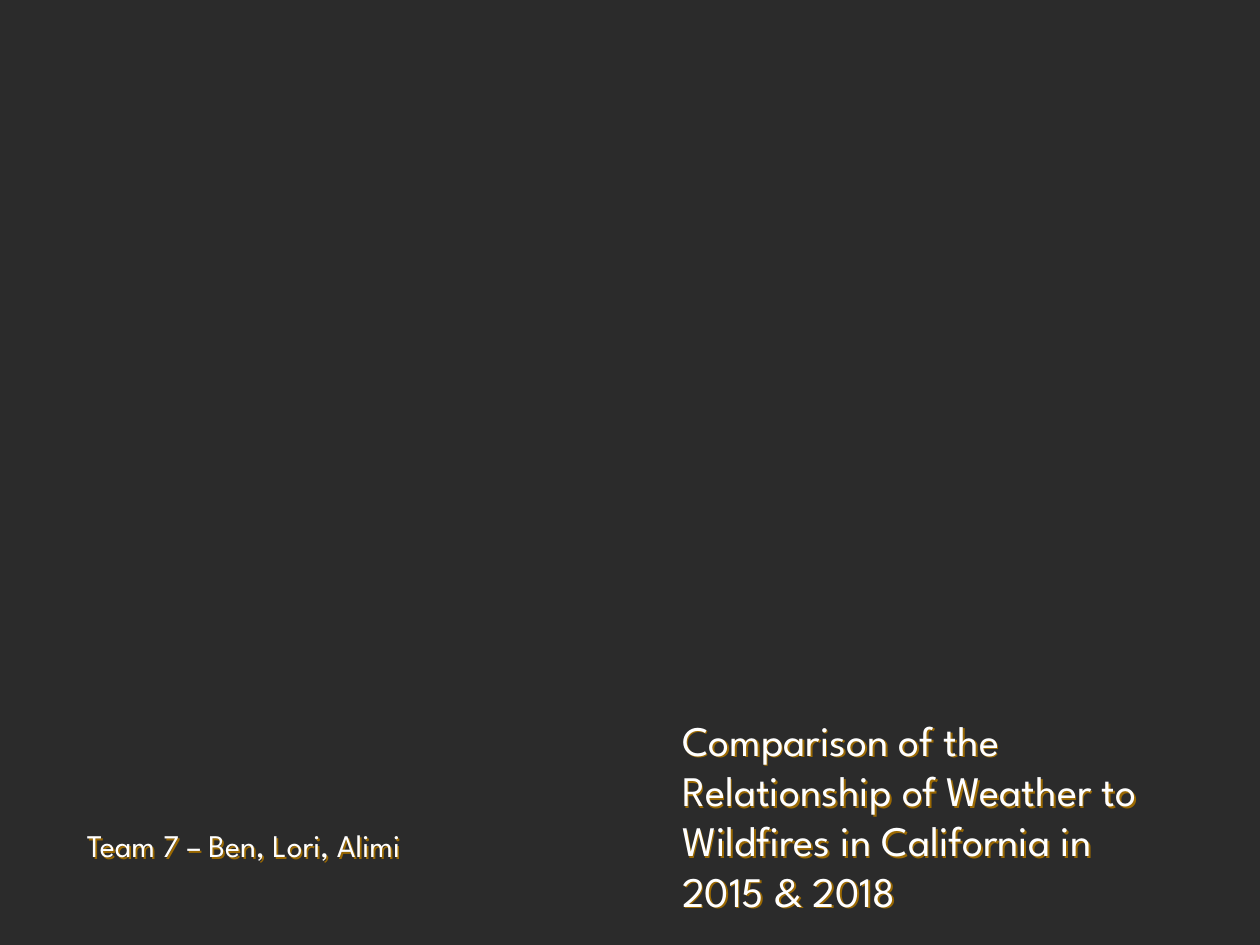
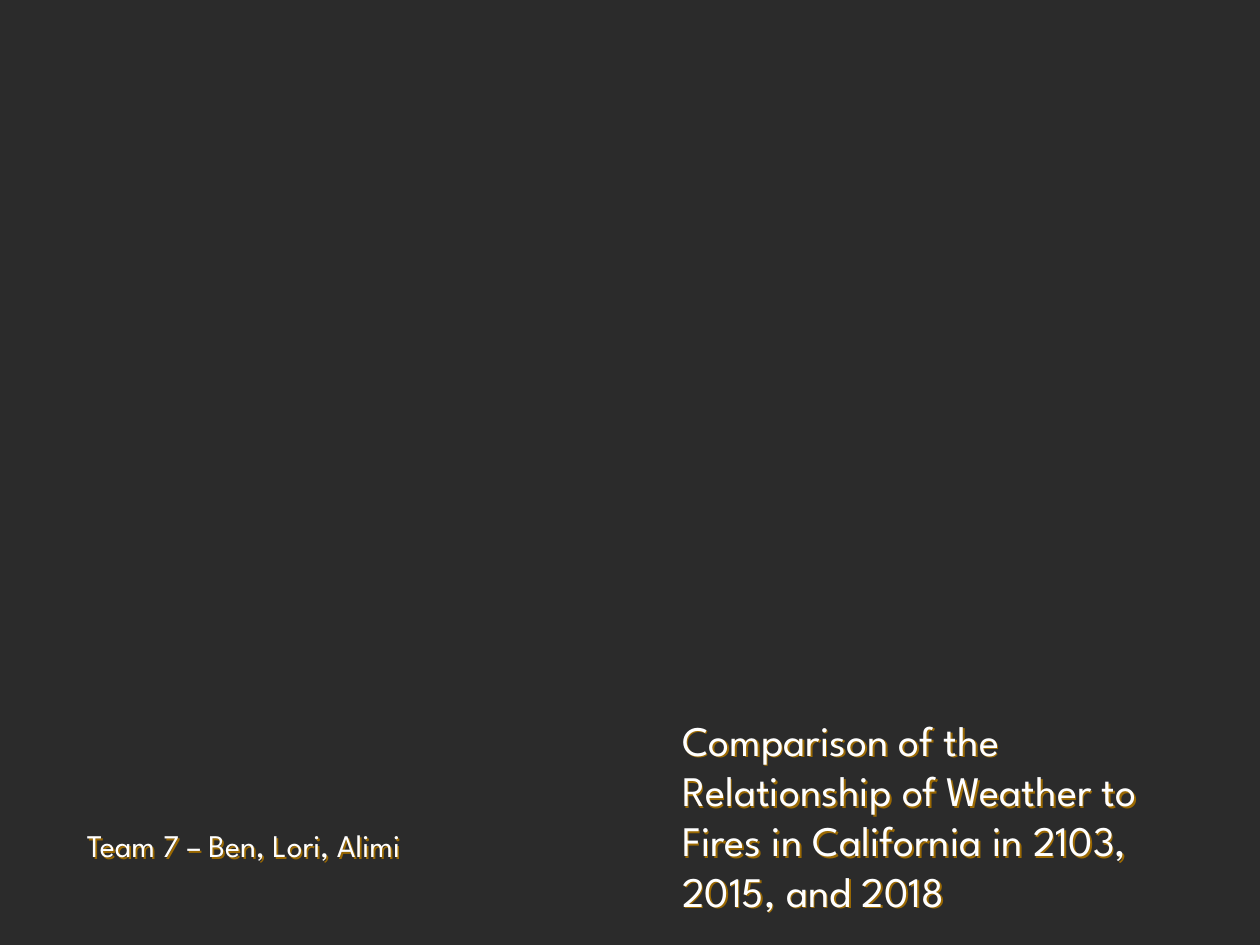
Before and after one commit to hockeylori/project1repo, a slide deck: slide 1 of ppt_writeup/Team7Project.pptx. Drawn at 1260x945 pixels with LibreOffice and Linux fonts; fonts in the diff are those of the drawing; background and template pictures are left out; a plain dark background stands for a picture behind light text. Boxes give left, top, right and bottom in pixels: in the first picture for what was removed or moved away, otherwise in the second. Text is boxed around its words. In the diff, an @@ line names an element or a change of style, - is before the commit and + after.

```diff
--- a/ppt_writeup/Team7Project.pptx
+++ b/ppt_writeup/Team7Project.pptx
@@ title at (682,726,1137,913): text changed @@
-Comparison of the Relationship of Weather to Wildfires in California in 2015 & 2018
+Comparison of the Relationship of Weather to Fires in California in 2103, 2015, and 2018
```
Also in this commit, not shown: 5 other slides changed, 11 slides added, 1 slide removed, 7 other files.
